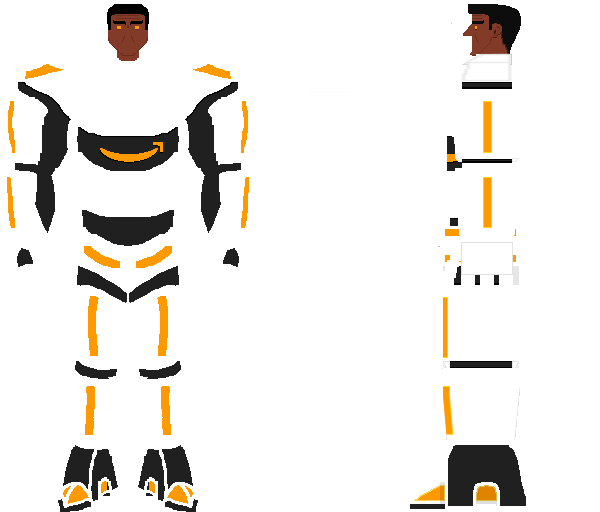
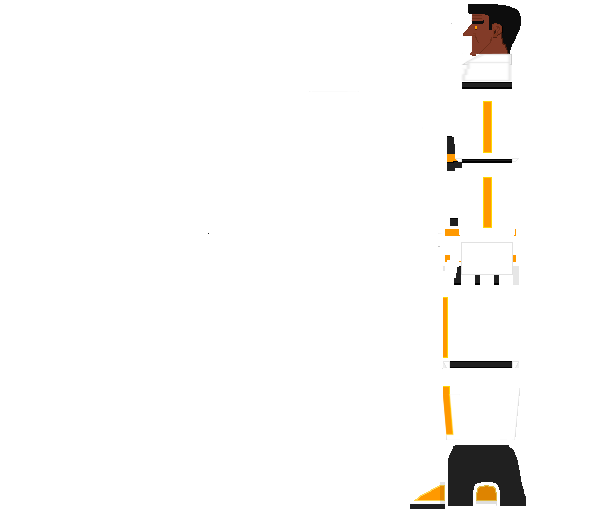
Comparing the layer stacks of the two w=600, h=512 images. Changes:
painted on "Hand1" over [7, 55, 249, 504]
painted on "ARM1" over [78, 127, 252, 228]
painted on "Torso" over [7, 50, 249, 448]
painted on "Face #1" over [107, 4, 149, 61]
painted on "Calf2" over [15, 64, 241, 512]
painted on "Hand2" over [17, 241, 239, 308]